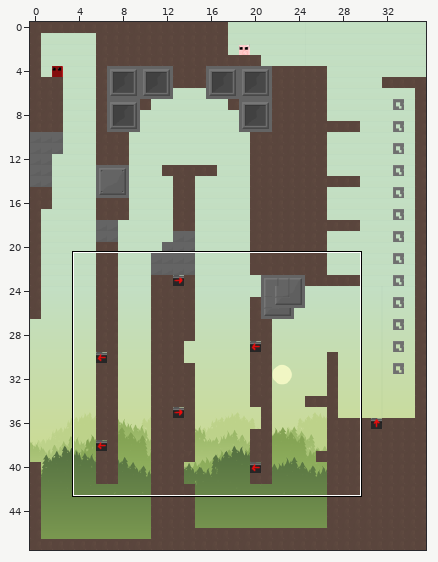
Tiled map -- Resources/images/forest8.tmx. The picture above shows the old version from afar; the outline marks the close-up.
Close-up. First the earlier version:
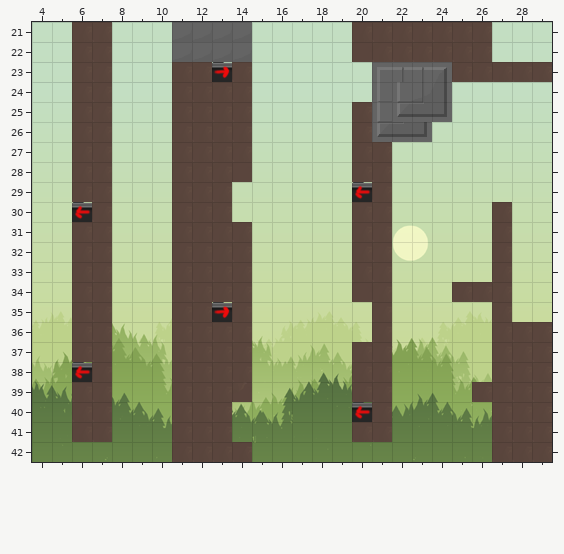
Cells are 20x20 px. Shown: x 4..29, y 21..42. The commit also changed other parts of the map, which this record leaves out.
Now the later version:
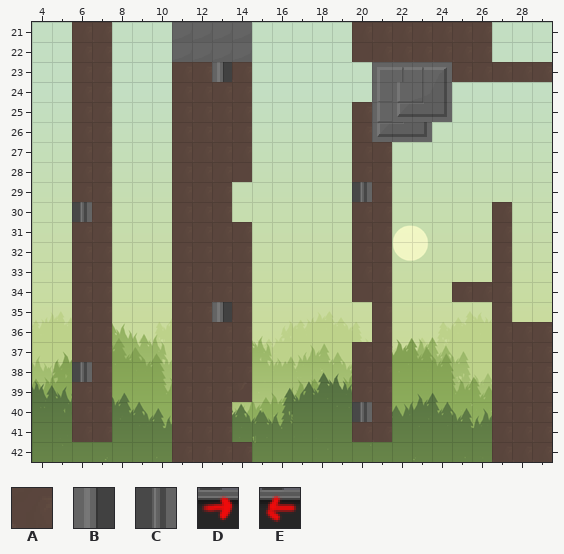
Key: from "foresttiles01": A 127, B 405, C 407; from "myimages": D 12, E 13.
_ is an empty cell.
Tiles replaced or removed in this view: A, D, E.
Tiles of an added or newly shown layer are drawn over the layers below it.
Edits made:
Changed rows in their new state; . is an unchanged cell.
Layer "shoot_left" (added):
first column x 6:
29 ..............C
30 C..............
first column x 6:
38 C..............
40 ..............C
Layer "shoot_right" (added):
first column x 13:
23 B
first column x 13:
35 B
Layer "stationary":
first column x 13:
23 _
first column x 6:
29 .............._
30 _..............
first column x 6:
35 ......._.............
38 _....................
39 ...................._
40 .............._......
Where, in picture pixels (left, top, right, bottom), the same in both close-ups:
changed: (212, 62, 232, 82)
changed: (352, 182, 372, 202)
changed: (72, 202, 92, 222)
changed: (212, 302, 232, 322)
changed: (72, 362, 92, 382)
removed: (472, 382, 492, 402)
changed: (352, 402, 372, 422)
